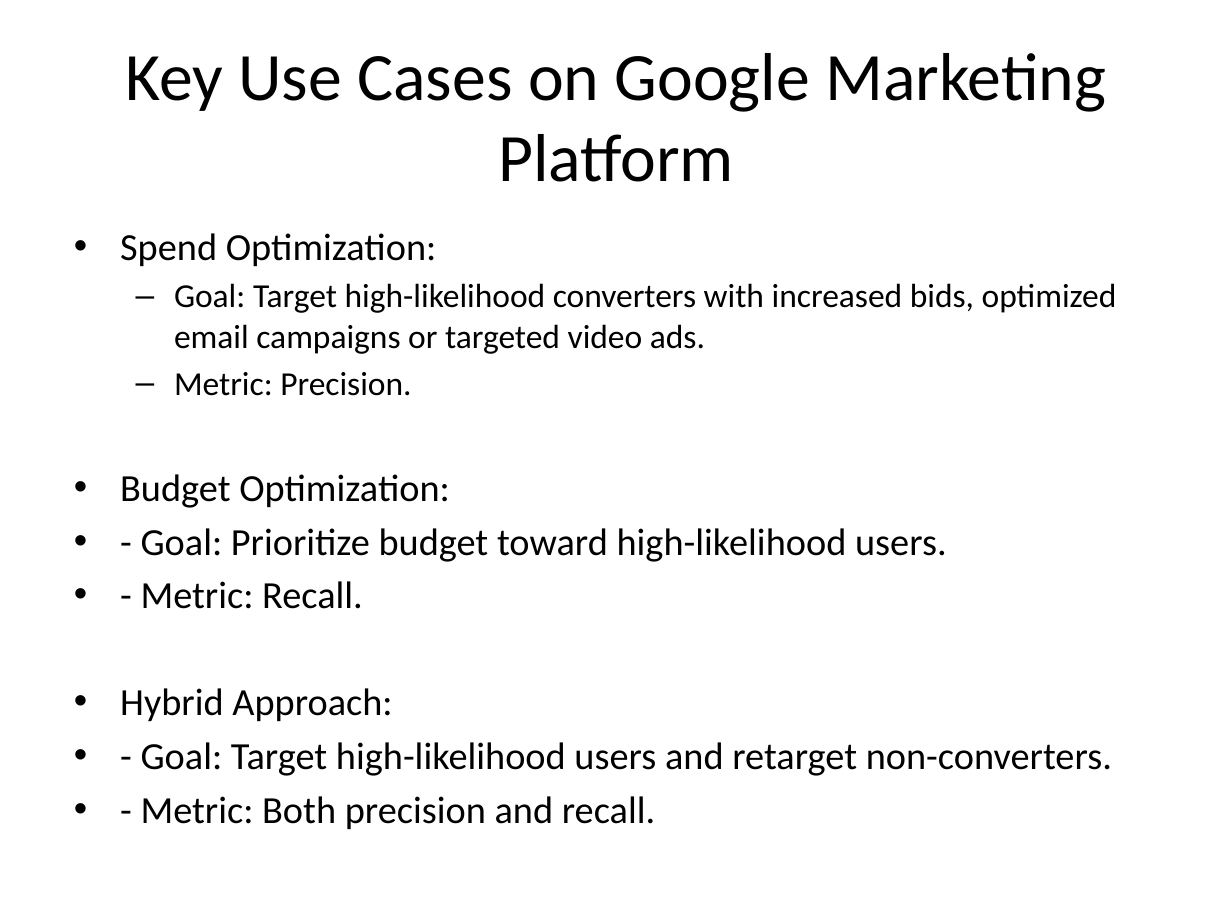
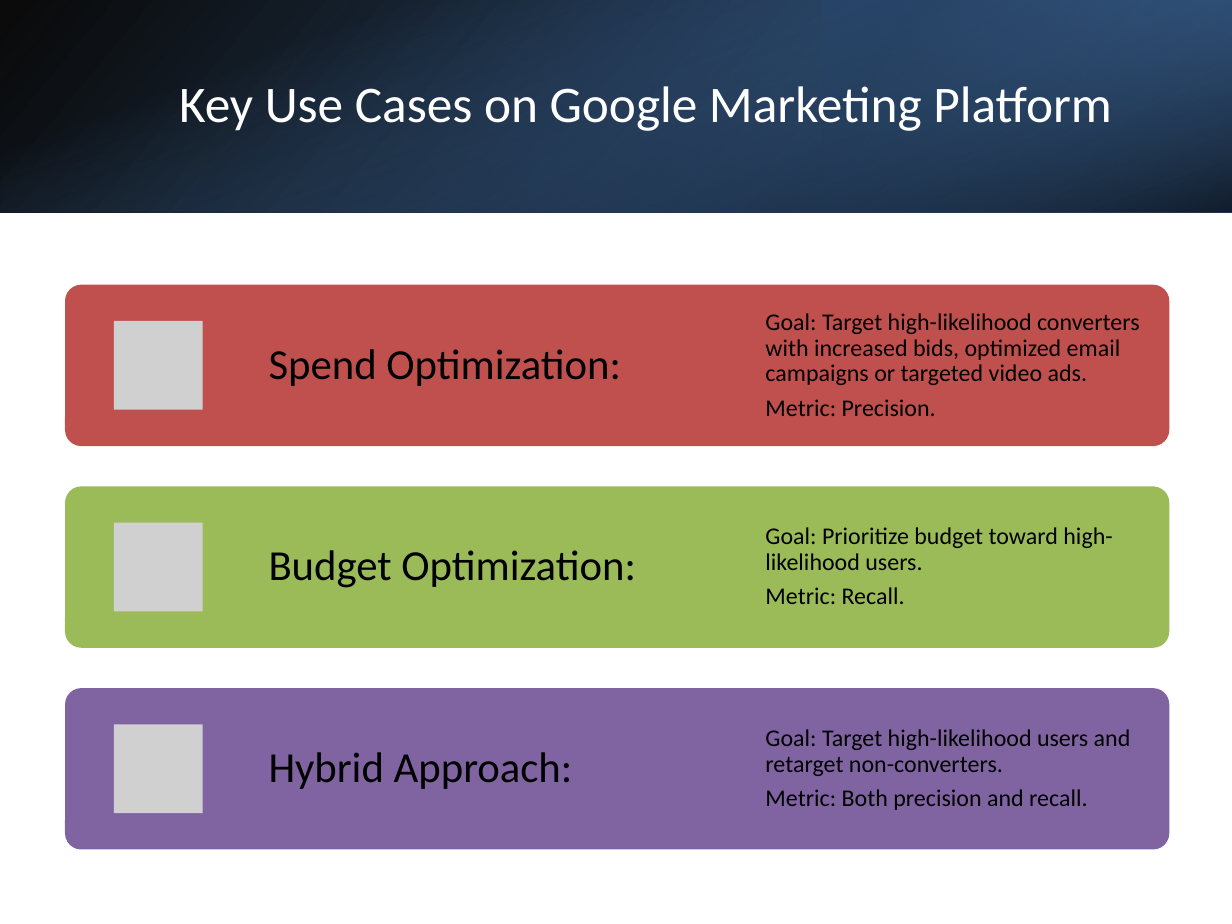
Before and after one commit to wfgoh/modules, a slide deck: slide 3 of presentation.pptx. Drawn at 1232x924 pixels with LibreOffice and Linux fonts; fonts in the diff are those of the drawing; grey boxes stand for pictures. Boxes give left, top, right and bottom in pixels: in the first picture for what was removed or moved away, otherwise in the second. Text is boxed around its words. In the diff, an @@ line names an element or a change of style, - is before the commit and + after.

```diff
--- a/presentation.pptx
+++ b/presentation.pptx
@@ rectangle added at box(0, 0, 1232, 212), fill gradient #000000 to #376092 @@
@@ rectangle added at box(0, 0, 1232, 212), fill gradient #4F81BD to #000000 @@
@@ rectangle added at box(822, 0, 1232, 212), fill gradient #254061 to #4F81BD @@
@@ title "Key Use Cases on Google ...": place and size @@
-title "Key Use Cases on Google ..." at box(125, 53, 1106, 182)
+title "Key Use Cases on Google ..." at box(179, 86, 1112, 131)
@@ title "Key Use Cases on Google ..." at box(179, 86, 1112, 131): size 39.6 to 30 pt, text colour #000000 to #FFFFFF; line spacing 1 to 0.9 @@
@@ text removed at box(120, 233, 1117, 830) @@
-• Spend Optimization:
-  – Goal: Target high-likelihood converters with increased bids, optimized email campaigns or targeted video ads.
-  – Metric: Precision.
-• Budget Optimization:
-• - Goal: Prioritize budget toward high-likelihood users.
-• - Metric: Recall.
-• Hybrid Approach:
-• - Goal: Target high-likelihood users and retarget non-converters.
-• - Metric: Both precision and recall.
@@ group added at box(65, 285, 1169, 850): 6 texts, 3 rounded rectangles, 3 pictures @@
+Spend Optimization:
+Goal: Target high-likelihood converters with increased bids, optimized email campaigns or targeted video ads.
+Metric: Precision.
+Budget Optimization:
+Goal: Prioritize budget toward high-likelihood users.
+Metric: Recall.
+Hybrid Approach:
+Goal: Target high-likelihood users and retarget non-converters.
+Metric: Both precision and recall.
```
Also in this commit, not shown: 7 other slides changed, 1 slide added, 2 slides removed.
